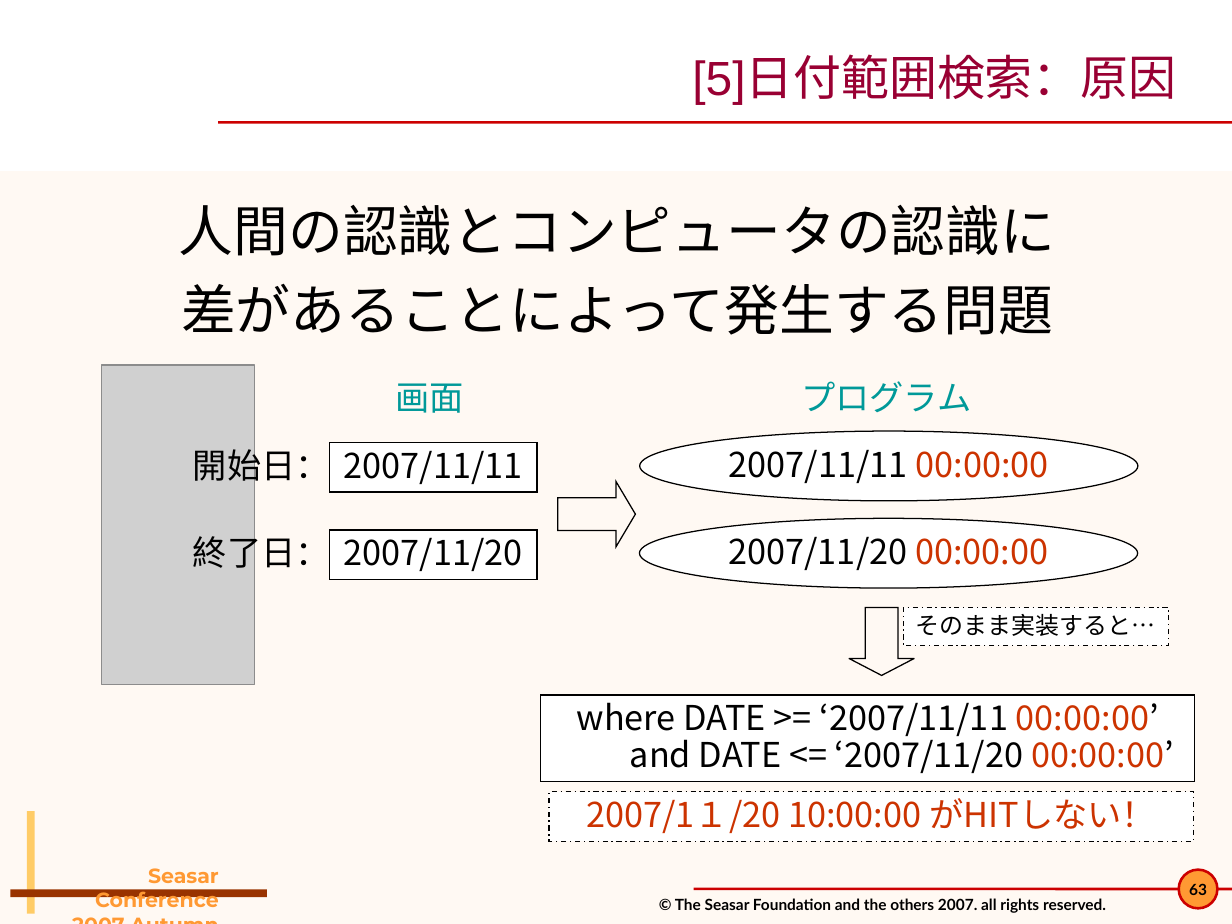
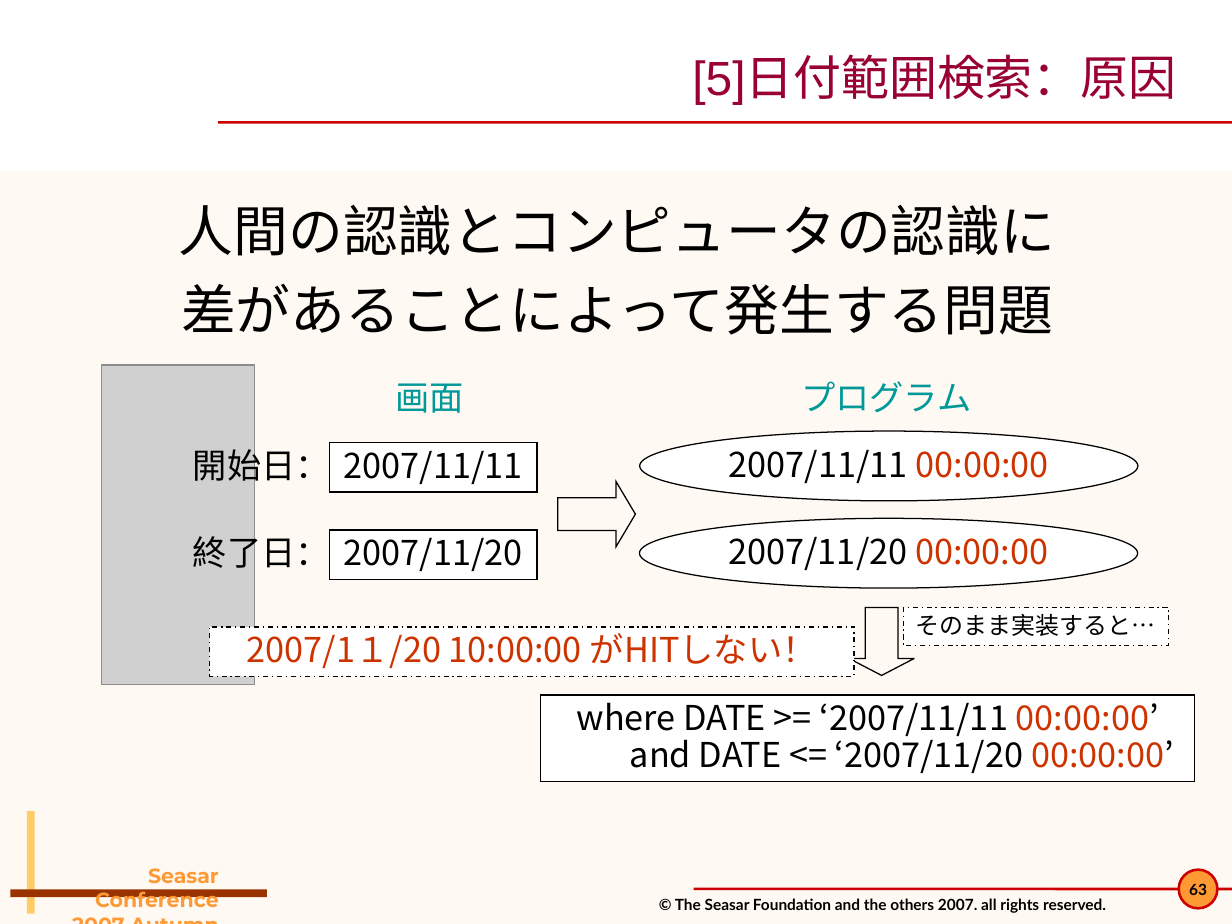
Before and after one commit to seasarorg/dbflute, a slide deck: slide 63 of dbflute/etc/doc/pres/sc2007a_2-DBFlute.ppt. Drawn at 1232x924 pixels with LibreOffice and Linux fonts; fonts in the diff are those of the drawing; grey boxes stand for pictures; background and template pictures are left out. Boxes give left, top, right and bottom in pixels: in the first picture for what was removed or moved away, otherwise in the second. Text is boxed around its words. In the diff, an @@ line names an element or a change of style, - is before the commit and + after.

```diff
--- a/dbflute/etc/doc/pres/sc2007a_2-DBFlute.ppt
+++ b/dbflute/etc/doc/pres/sc2007a_2-DBFlute.ppt
@@ rectangle "2007/1１/20 10:00:00 がHITしない！": place and size @@
-rectangle "2007/1１/20 10:00:00 がHITしない！" at <box>549,792,1194,841</box>
+rectangle "2007/1１/20 10:00:00 がHITしない！" at <box>209,627,854,676</box>
```
Also in this commit, not shown: 5 other slides changed, 20 other files.
